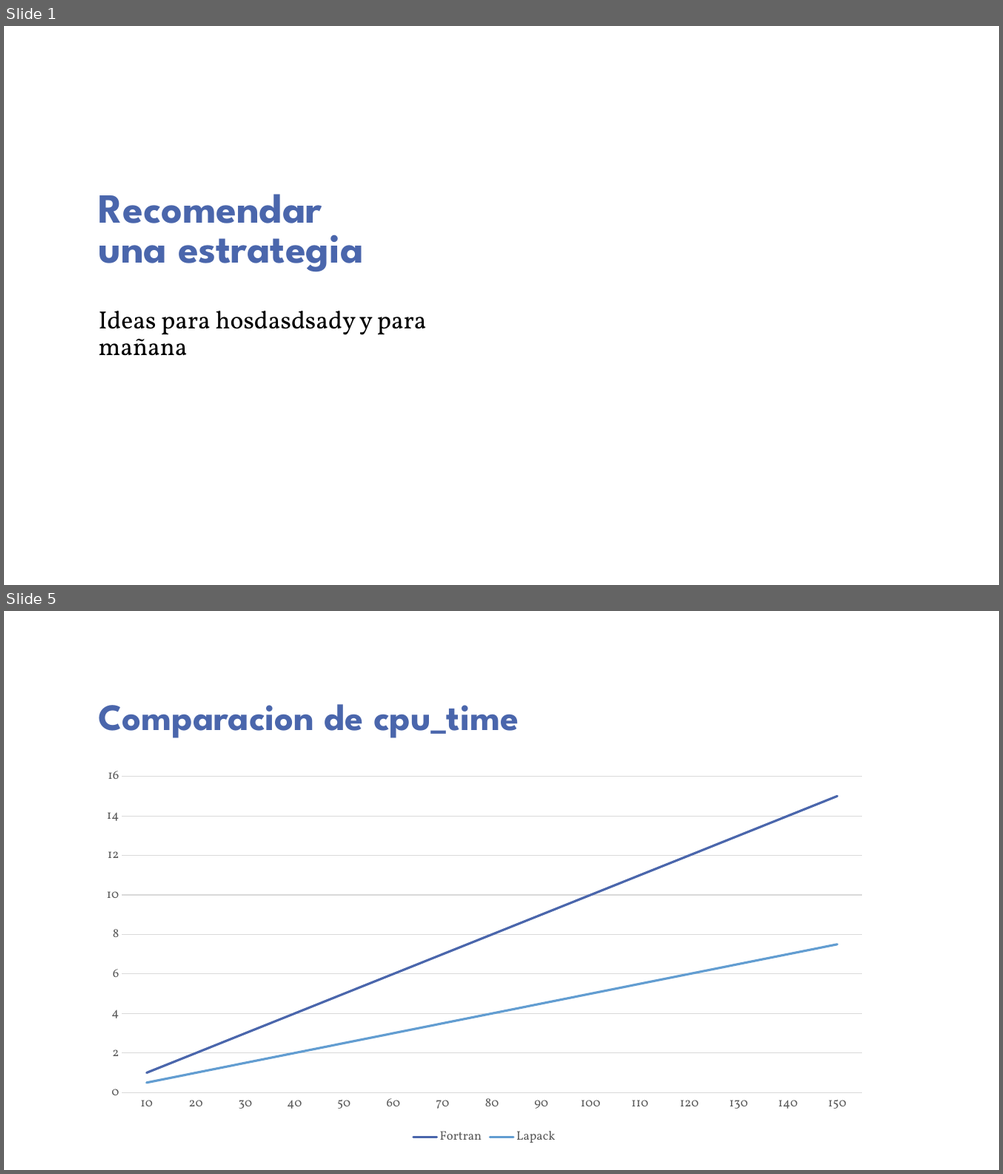
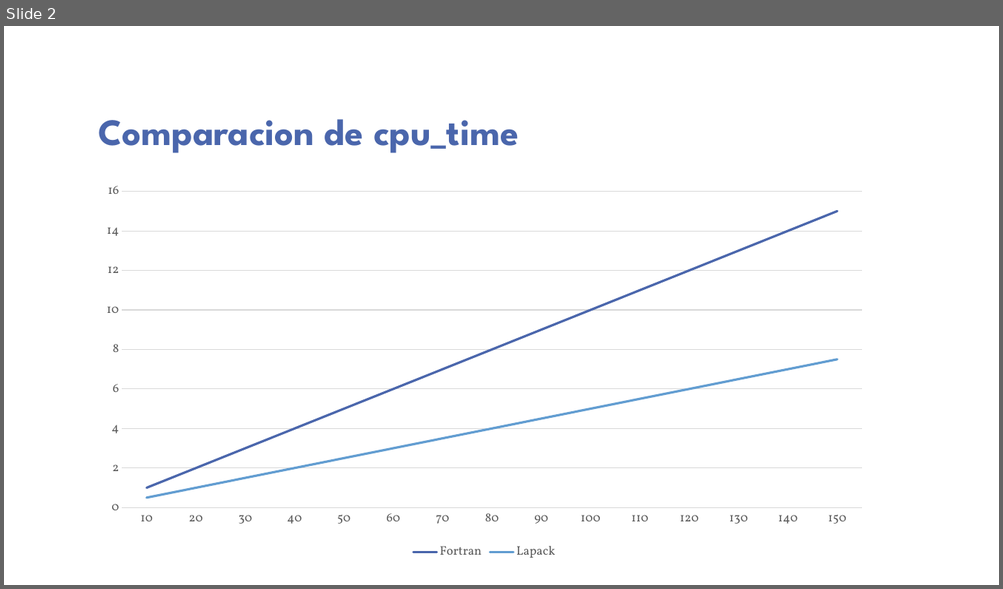
Before and after one commit to guaguaUPM/UPM, a slide deck: lu-lapack.pptx. Shown one above the other, each under a label of ours: slides 1 and 5 before the commit, slide 2 after it; the slides between them are not shown. The pictures are 1003x1174 and 1003x589 pixels, drawn with LibreOffice and Linux fonts; fonts in the diff are those of the drawing; background and template pictures are left out. Boxes give left, top, right and bottom in pixels: in the first picture for what was removed or moved away, otherwise in the second. Text is boxed around its words. In the diff, an @@ line names an element or a change of style, - is before the commit and + after.

```diff
--- a/lu-lapack.pptx
+++ b/lu-lapack.pptx
@@ slide 1 removed at <box>4,26,999,585</box>, background picture (left out) @@
@@ title removed at <box>99,194,363,272</box> @@
-Recomendar
-una estrategia
@@ subtitle removed at <box>99,311,427,356</box> @@
-Ideas para hosdasdsady y para mañana
@@ what was slide 5 is now slide 2 @@
```
Also in this commit, not shown: 1 slide added, 5 other slides removed.
